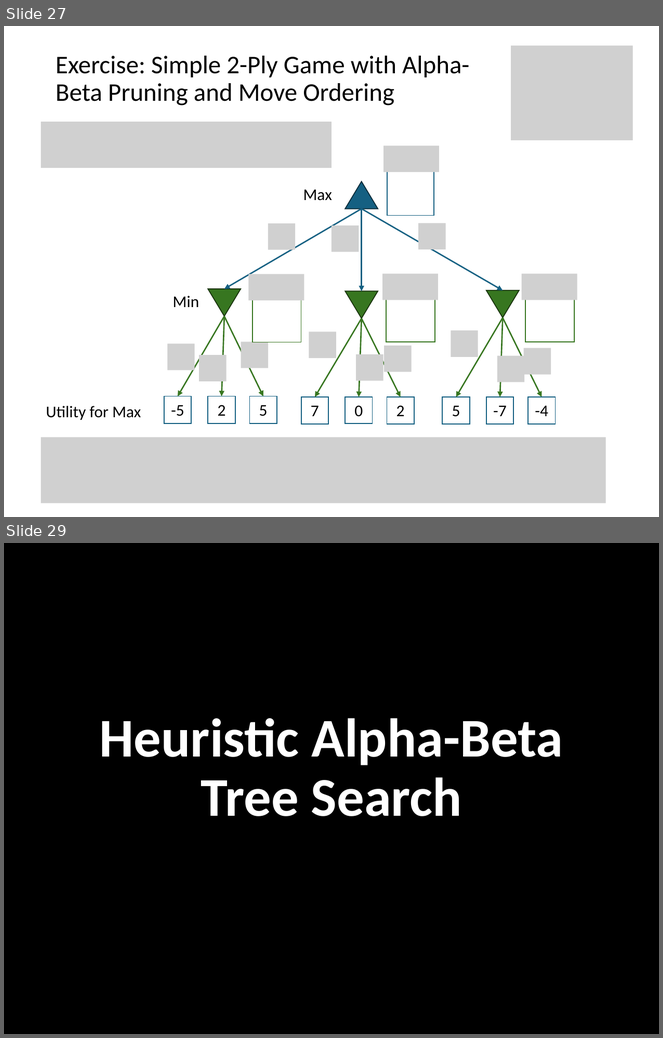
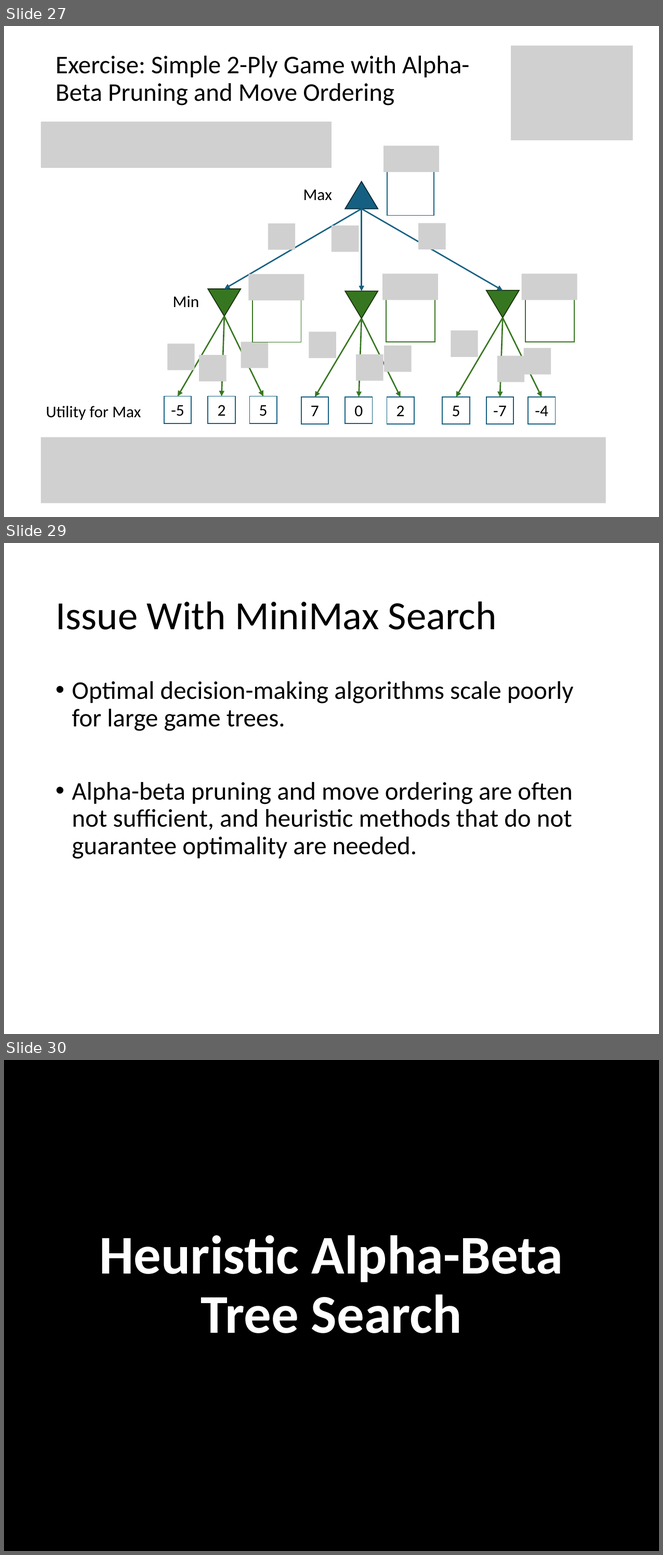
Before and after one commit to mhahsler/CS7320-AI, a slide deck: slides/05_games.pptx. Shown one above the other, each under a label of ours: slides 27 and 29 before the commit, slides 27, 29 and 30 after it; the slides between them are not shown. The pictures are 663x1038 and 663x1555 pixels, drawn with LibreOffice and Linux fonts; fonts in the diff are those of the drawing; grey boxes stand for pictures; background and template pictures are left out. Boxes give left, top, right and bottom in pixels: in the first picture for what was removed or moved away, otherwise in the second. Text is boxed around its words. In the diff, an @@ line names an element or a change of style, - is before the commit and + after.

```diff
--- a/slides/05_games.pptx
+++ b/slides/05_games.pptx
@@ slide 29 added at box(4, 543, 659, 1034), background #FFFFFF @@
@@ title added at box(55, 601, 497, 630), 44 pt, text #000000 @@
+Issue With MiniMax Search
@@ text added at box(72, 681, 574, 859), 28 pt, text #000000 @@
+• Optimal decision-making algorithms scale poorly for large game trees.
+• Alpha-beta pruning and move ordering are often not sufficient, and heuristic methods that do not guarantee optimality are needed.
@@ what was slide 29 is now slide 30 @@
```
Also in this commit, not shown: 2 slides changed, 2 other slides added, 6 other files.
